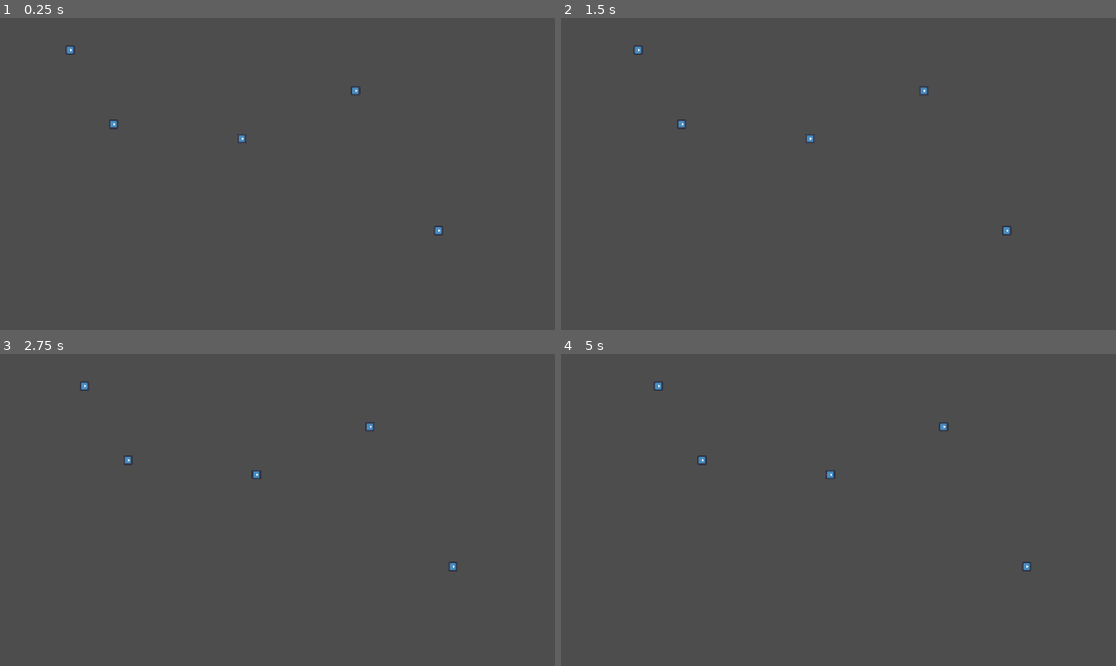
Above: before the commit, frames 1-4 (two rows, left to right).
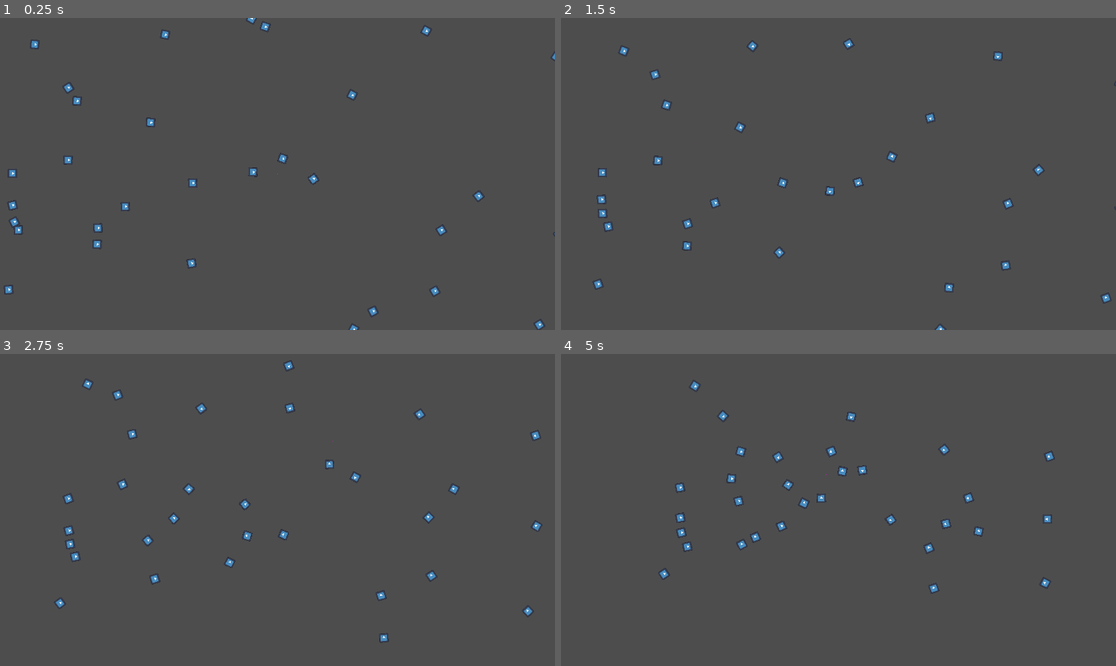
Above: after the commit, the same moments.

Repository: wpuerner/inferno
Game: Godot game, scene res://scenes/mobs/flocking_mob/flocking_mob_test.tscn
Same seed, same stepped clock (60 frames per second), same inputs: the game is played once before the commit and once after it. This scene is started directly instead of the project's main scene. The engine's default icon, where the game draws it, is replaced by a stand-in: a white triangle on a blue panel in a dark square.
Inputs (mouse positions are in pixels of both pictures, inside the frame that each line leads up to):
- Up to frame 1 (0.25 s): no input
- Up to frame 2 (1.5 s): move the mouse to (960, 158) at 0.52 s; press the mouse at (960, 158) at 0.53 s; hold D (move_right) 0.53-1.25 s; release the mouse at (960, 158) at 1.25 s; drag from (727, 189) to (638, 49) at 1.27 s
- Up to frame 3 (2.75 s): move the mouse to (333, 441) at 2.02 s; press the mouse at (333, 441) at 2.03 s; hold D (move_right) from 2.03 s (still down)
- Up to frame 4 (5 s): release D (move_right) at 2.75 s; release the mouse at (894, 441) at 2.75 s; drag from (810, 572) to (688, 460) at 2.77 s; move the mouse to (1005, 556) at 3.52 s; press the mouse at (1005, 556) at 3.53 s; hold A (move_left) 3.53-4.25 s; release the mouse at (1005, 556) at 4.25 s; drag from (672, 463) to (827, 475) at 4.27 s

The runs differ from the first frame. In frame 1, 1.0% of the frame differs, in the area x 0-100%, y 0-100%; in frame 2, 1.0%; in frame 3, 1.1%; in frame 4, 1.2%, in the area x 16-89%, y 8-77%.

Commit message:
flocking mobs

Diff:
--- a/scenes/mobs/flocking_mob/flocking_mob.gd
+++ b/scenes/mobs/flocking_mob/flocking_mob.gd
@@ -2,17 +2,19 @@
 
 # Forward will be the positive x axis to make angle_to_point easier to process
 
-const STEERING_FORCE: float = 1.0
-const SEPARATION_FACTOR: float = 1.0
-const VIEW_ANGLE: float = 0.25 * PI  # The angle on either side of the forward axis where neighbors are visible
-const MOVE_SPEED: float = 20.0
+const STEERING_FORCE: float = 3.0
+const SEPARATION_FACTOR: float = 100.0
+const VIEW_ANGLE: float = 0.50 * PI  # The angle on either side of the forward axis where neighbors are visible
+const MOVE_SPEED: float = 80.0
 
 var target: Node2D
 var close_peers: Array[Node2D] = []
 
-func _physics_process(_delta):
+func _physics_process(delta: float):
 	if target == null:
 		return
+
+	var steering_force: float = 0.0
 
 	var visible_peers: Array[Node2D] = []
 	for peer in close_peers:
@@ -21,25 +23,27 @@
 		if abs(peer_position.angle()) < VIEW_ANGLE:
 			visible_peers.append(peer)
 
-		# separation
+			# correct for separation
+			if peer_position.length() <= velocity.length() * SEPARATION_FACTOR:
+				var m = 1 if peer_position.y < 0 else -1
+				steering_force += m * STEERING_FORCE * SEPARATION_FACTOR / peer_position.length()
 
-	var steering_force: float = 0
 	if !visible_peers.is_empty():
 		var average_peer_position: Vector2 = visible_peers \
 			.map(func(peer): return peer.global_position) \
 			.reduce(func(sum_position: Vector2, peer_position: Vector2): return sum_position + peer_position) \
 			 / visible_peers.size()
-		average_peer_position = average_peer_position.rotated(-global_rotation)
-		steering_force += -1 * STEERING_FORCE * average_peer_position.angle() / PI  # apply steering force towards the center of the visible neighbors
+		var relative_peer_position = average_peer_position - global_position
+		relative_peer_position = relative_peer_position.rotated(-global_rotation)
+		steering_force += STEERING_FORCE * relative_peer_position.angle() / PI
+	else:
+		var target_relative_position = target.global_position - global_position
+		target_relative_position = target_relative_position.rotated(-global_rotation)
+		steering_force += STEERING_FORCE * target_relative_position.angle() / PI
 
-	# alignment
-
-	# add steering force of target
-	var target_position = (target.global_position).rotated(-global_rotation)
-	steering_force += -1 * STEERING_FORCE * target_position.angle() / PI
-
-	# move this body
-	velocity = Vector2(MOVE_SPEED, 0).rotated(global_rotation * steering_force)
+	# average the computed rotations for the global rotation
+	global_rotation += delta * steering_force
+	velocity = Vector2(MOVE_SPEED, 0).rotated(global_rotation)
 	move_and_slide()
 
 func _on_area_2d_body_entered(body: Node2D):
@@ -48,3 +52,9 @@
 
 func _on_area_2d_body_exited(body: Node2D):
 	close_peers.erase(body)
+
+func _get_correction_angle(from_angle: float, to_angle: float):
+	var direction: float = 1.0 if from_angle > to_angle else -1.0
+	while abs(from_angle - to_angle) > PI:
+		to_angle += direction * 2 * PI
+	return to_angle - from_angle
--- a/scenes/mobs/flocking_mob/flocking_mob.tscn
+++ b/scenes/mobs/flocking_mob/flocking_mob.tscn
@@ -11,7 +11,7 @@
 
 [node name="FlockingMob" type="CharacterBody2D"]
 collision_layer = 18
-collision_mask = 18
+collision_mask = 0
 script = ExtResource("1_lc5pu")
 
 [node name="CollisionShape2D" type="CollisionShape2D" parent="."]
--- a/scenes/mobs/flocking_mob/flocking_mob_test.gd
+++ b/scenes/mobs/flocking_mob/flocking_mob_test.gd
@@ -1,9 +1,12 @@
 extends Node2D
 
 func _ready():
+	var rng = RandomNumberGenerator.new()
+
 	for child in get_children():
 		if child != $Target:
 			child.target = $Target
+			child.global_position = Vector2(randf_range(0, get_viewport_rect().size.x), randf_range(0, get_viewport_rect().size.y))
 
 func _physics_process(_delta):
 	$Target.global_position = get_global_mouse_position()
--- a/scenes/mobs/flocking_mob/flocking_mob_test.tscn
+++ b/scenes/mobs/flocking_mob/flocking_mob_test.tscn
@@ -24,5 +24,83 @@
 [node name="FlockingMob5" parent="." instance=ExtResource("2_qgpnr")]
 position = Vector2(1512, 736)
 
+[node name="FlockingMob6" parent="." instance=ExtResource("2_qgpnr")]
+position = Vector2(1512, 736)
+
+[node name="FlockingMob7" parent="." instance=ExtResource("2_qgpnr")]
+position = Vector2(1512, 736)
+
+[node name="FlockingMob8" parent="." instance=ExtResource("2_qgpnr")]
+position = Vector2(1512, 736)
+
+[node name="FlockingMob9" parent="." instance=ExtResource("2_qgpnr")]
+position = Vector2(1512, 736)
+
+[node name="FlockingMob10" parent="." instance=ExtResource("2_qgpnr")]
+position = Vector2(1512, 736)
+
+[node name="FlockingMob11" parent="." instance=ExtResource("2_qgpnr")]
+position = Vector2(1512, 736)
+
+[node name="FlockingMob12" parent="." instance=ExtResource("2_qgpnr")]
+position = Vector2(1512, 736)
+
+[node name="FlockingMob13" parent="." instance=ExtResource("2_qgpnr")]
+position = Vector2(1512, 736)
+
+[node name="FlockingMob14" parent="." instance=ExtResource("2_qgpnr")]
+position = Vector2(1512, 736)
+
+[node name="FlockingMob15" parent="." instance=ExtResource("2_qgpnr")]
+position = Vector2(1512, 736)
+
+[node name="FlockingMob16" parent="." instance=ExtResource("2_qgpnr")]
+position = Vector2(1512, 736)
+
+[node name="FlockingMob17" parent="." instance=ExtResource("2_qgpnr")]
+position = Vector2(1512, 736)
+
+[node name="FlockingMob18" parent="." instance=ExtResource("2_qgpnr")]
+position = Vector2(1512, 736)
+
+[node name="FlockingMob19" parent="." instance=ExtResource("2_qgpnr")]
+position = Vector2(1512, 736)
+
+[node name="FlockingMob20" parent="." instance=ExtResource("2_qgpnr")]
+position = Vector2(1512, 736)
+
+[node name="FlockingMob21" parent="." instance=ExtResource("2_qgpnr")]
+position = Vector2(1512, 736)
+
+[node name="FlockingMob22" parent="." instance=ExtResource("2_qgpnr")]
+position = Vector2(1512, 736)
+
+[node name="FlockingMob23" parent="." instance=ExtResource("2_qgpnr")]
+position = Vector2(1512, 736)
+
+[node name="FlockingMob24" parent="." instance=ExtResource("2_qgpnr")]
+position = Vector2(1512, 736)
+
+[node name="FlockingMob25" parent="." instance=ExtResource("2_qgpnr")]
+position = Vector2(1512, 736)
+
+[node name="FlockingMob26" parent="." instance=ExtResource("2_qgpnr")]
+position = Vector2(1512, 736)
+
+[node name="FlockingMob27" parent="." instance=ExtResource("2_qgpnr")]
+position = Vector2(1512, 736)
+
+[node name="FlockingMob28" parent="." instance=ExtResource("2_qgpnr")]
+position = Vector2(1512, 736)
+
+[node name="FlockingMob29" parent="." instance=ExtResource("2_qgpnr")]
+position = Vector2(1512, 736)
+
+[node name="FlockingMob30" parent="." instance=ExtResource("2_qgpnr")]
+position = Vector2(1512, 736)
+
+[node name="FlockingMob31" parent="." instance=ExtResource("2_qgpnr")]
+position = Vector2(1512, 736)
+
 [node name="Target" type="Sprite2D" parent="."]
 texture = SubResource("PlaceholderTexture2D_ceqf2")
Not shown, added: scenes/mobs/flocking_mob/flo2FA0.tmp
Not shown, added: scenes/mobs/flocking_mob/flo4730.tmp
Not shown, added: scenes/mobs/flocking_mob/flo48D6.tmp
